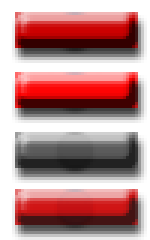
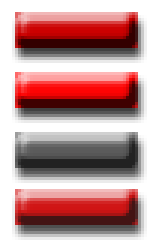
Layered file, before and after one edit (150 x 240). Changes by layer:
hid "Layer 0" over [54, 12, 96, 231]
